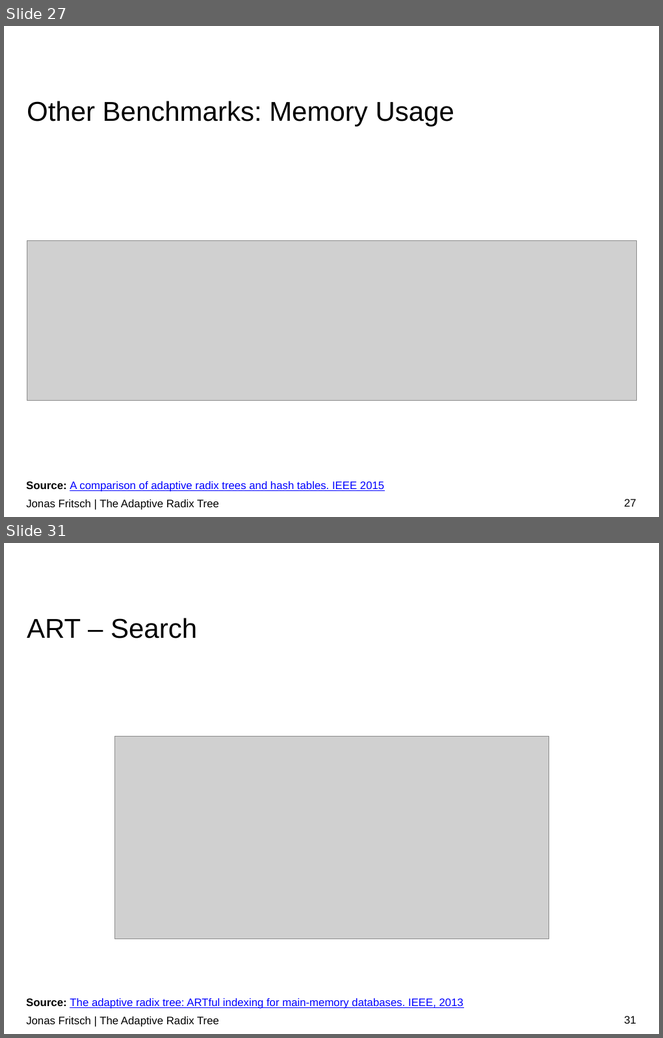
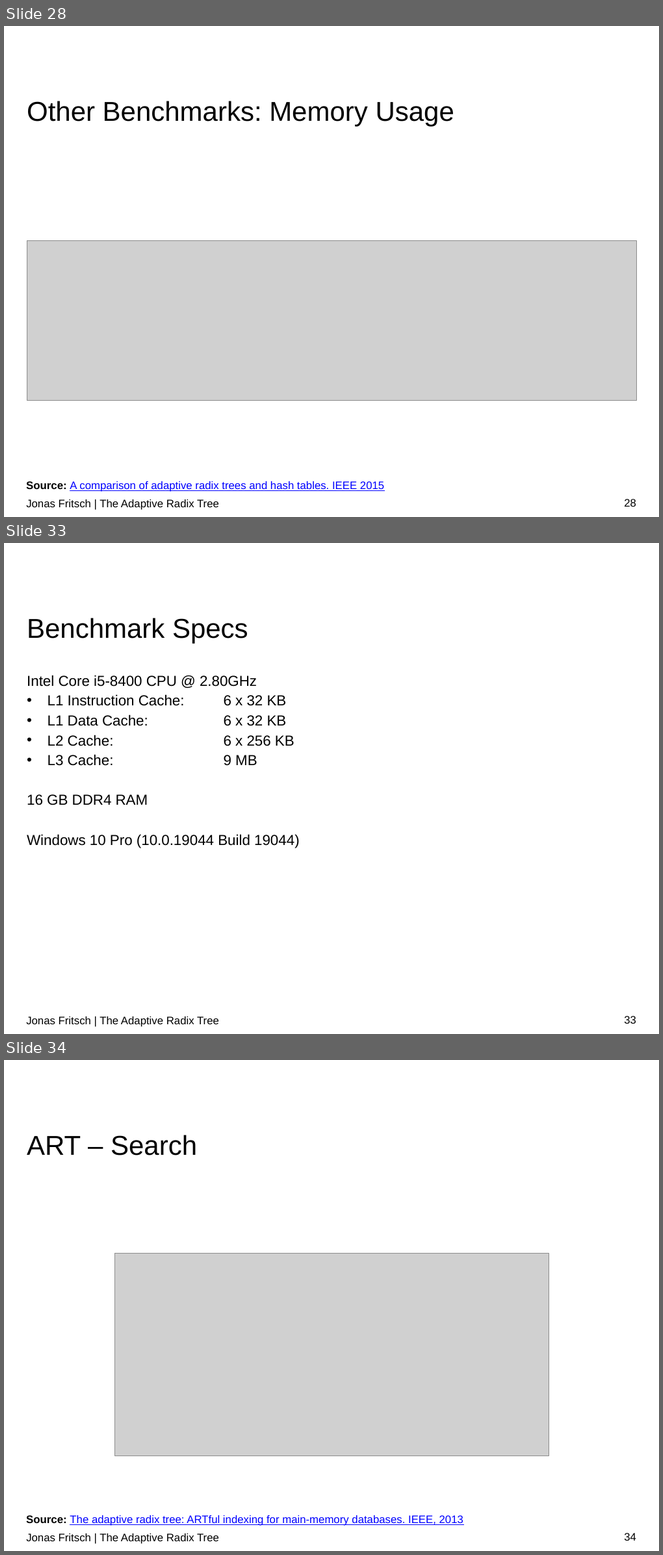
Before and after one commit to atalantus/The-Adaptive-Radix-Tree, a slide deck: Presentation/The Adaptive Radix Tree.pptx. Shown one above the other, each under a label of ours: slides 27 and 31 before the commit, slides 28, 33 and 34 after it; the slides between them are not shown. The pictures are 663x1038 and 663x1555 pixels, drawn with LibreOffice and Linux fonts; fonts in the diff are those of the drawing; grey boxes stand for pictures; background and template pictures are left out. Boxes give left, top, right and bottom in pixels: in the first picture for what was removed or moved away, otherwise in the second. Text is boxed around its words. In the diff, an @@ line names an element or a change of style, - is before the commit and + after.

```diff
--- a/Presentation/The Adaptive Radix Tree.pptx
+++ b/Presentation/The Adaptive Radix Tree.pptx
@@ slide 33 added at [4, 543, 659, 1034], background #FFFFFF @@
@@ title added at [27, 618, 248, 643], 30 pt, text #000000 @@
+Benchmark Specs
@@ text added at [27, 675, 300, 849], 16 pt, text #000000 @@
+Intel Core i5-8400 CPU @ 2.80GHz
+• L1 Instruction Cache: 6 x 32 KB
+• L1 Data Cache: 6 x 32 KB
+• L2 Cache: 6 x 256 KB
+• L3 Cache: 9 MB
+16 GB DDR4 RAM
+Windows 10 Pro (10.0.19044 Build 19044)
@@ text added at [26, 1017, 219, 1027], 12 pt, text #000000 @@
+Jonas Fritsch | The Adaptive Radix Tree
@@ page number added at [624, 1016, 636, 1024], 12 pt, text #000000 @@
+33
@@ what was slide 27 is now slide 28 @@
@@ page number at [624, 499, 636, 507]: text changed @@
-27
+28
@@ what was slide 31 is now slide 34 @@
@@ page number at [624, 1533, 636, 1541]: text changed @@
-31
+34
```
Also in this commit, not shown: 2 slides changed, 2 other slides added, 2 other files.
